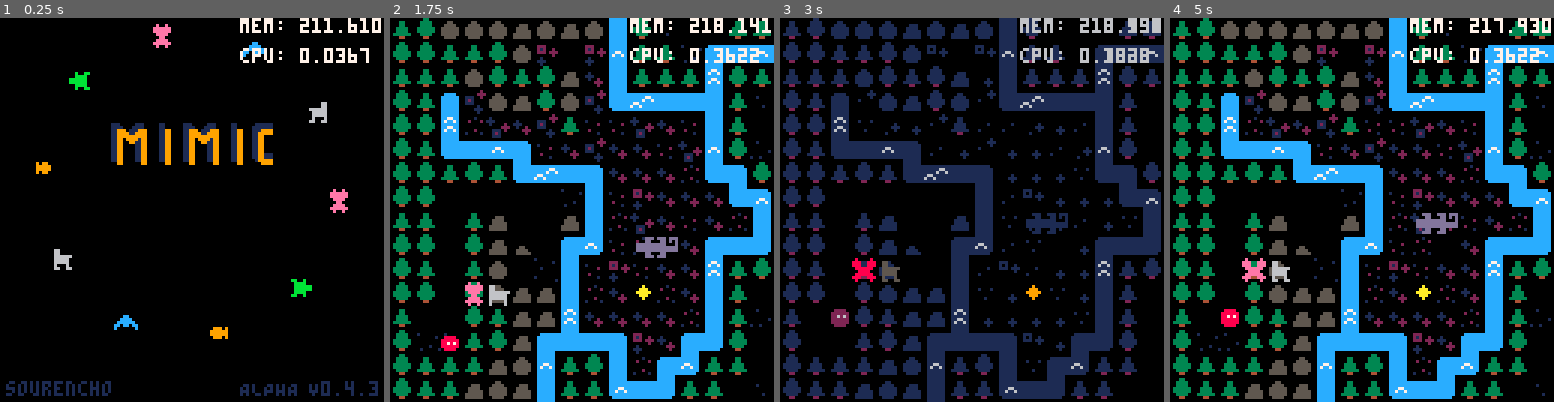
Above: before the commit, frames 1-4 (left to right).
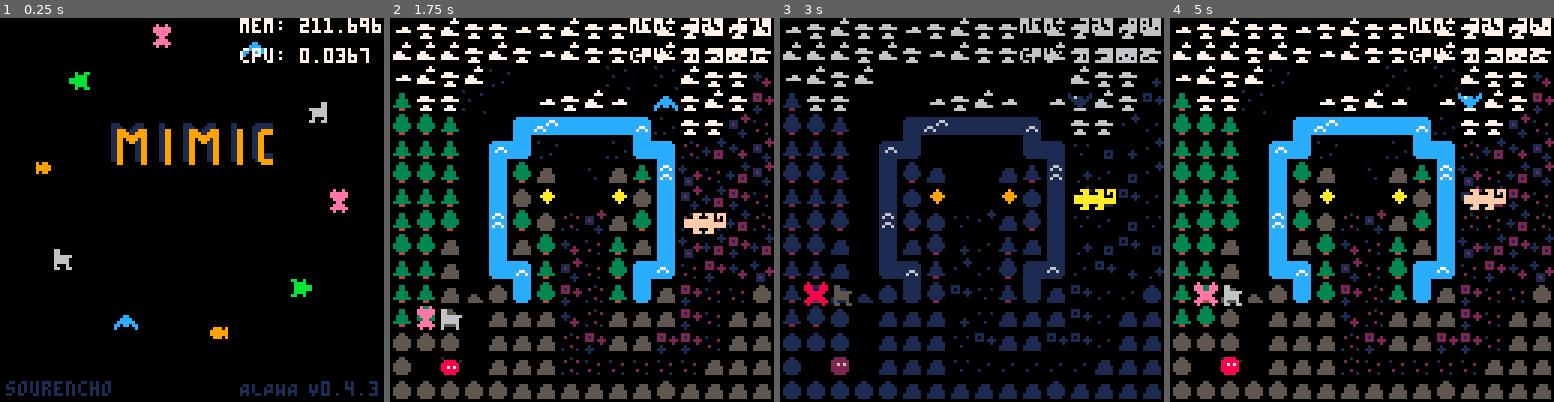
Above: after the commit, the same moments.

Repository: sourencho/mimic
Game: PICO-8 cartridge mimic.p8
The game is run twice, just before and just after one commit, with the same random seed, the same clock (stepped at 60 frames per second) and the same inputs.
Inputs:
- Up to frame 1 (0.25 s): no input
- Up to frame 2 (1.75 s): tap X (X key) at 0.33, 1.07 s; tap O (Z key) at 0.7, 1.7 s; hold Right from 1.6 s (still down)
- Up to frame 3 (3 s): tap X (X key) at 1.85, 2.97 s; release Right at 2.1 s; tap O (Z key) at 2.1, 2.5, 2.9 s; hold Up 2.15-2.42 s; hold Right from 2.47 s (still down)
- Up to frame 4 (5 s): release Right at 3.03 s; hold Left 3.08-3.58 s; tap O (Z key) every 0.4 s from 3.3 to 4.9 s; hold Down 3.63-3.97 s; hold Right 4.02-4.68 s; tap X (X key) at 4.08 s; hold Up from 4.73 s (still down)

The runs differ from the first frame. In frame 1, less than 0.1% of the frame differs, in the area x 93-100%, y 0-4%; in frame 2, 45%; in frame 3, 37%; in frame 4, 45%, in the area x 0-100%, y 0-100%.

Commit message:
design last level

Diff:
--- a/mimic.p8
+++ b/mimic.p8
@@ -9,7 +9,7 @@
 -- DATA
 
 -- SETTINGS
-start_level = 13
+start_level = 14
 level_count = 15
 skip_tutorial = true
 skip_levels = {4, 7, 9}
@@ -71,7 +71,7 @@
     [water] = 72,
     [rock] = 80,
     [rock_small] = 82,
-    [ground] = 66,
+    [ground] = 65,
     [cloud] = 99,
     [cloud_small] = 67,
     [teru] = 111,
@@ -1037,7 +1037,7 @@
         -- comp >= 3 check is so that the goat + vishab + butter animal doesn't transform back
         -- this is a feature that i've intentionally removed so that they dont keep transforming
         -- back and forth. Also the sprite draw algo doesn't work really well for that case lol
-        if (body_size(a) != 3) goto cont
+        if (body_size(a) != 3 or #a.comp >= 3) goto cont
         for animals, shape_keys in pairs(animal_big_patterns) do
             local a1, a2 = animals[1], animals[2]
             for pair_shape_key, pat in pairs(shape_keys) do
@@ -2425,59 +2425,59 @@
 6060606a484961606041606015606060414241414241414142414161626261606061576060507041515051515160606050505060617261606050505051505051514051515167496142624141714160616260515050610561616151516151506150577005414241156041416150515050606161616150505151514b5160606060
 606161606167496060606060606061604141057041714141414141606161156148486d606160506060515150606060615150606061056161606051275151515151515151515157610561606041416160606150515060606060606260606061615059487807494141417261616150505060616161616161515151515160604060
 6160616060607a6061606061606060607041414141704141414171417160616160606060606261606160606060606162505050505050505050505050505050505150505250507a6060606060606060606051505061606161616161616161606050576061617a6060616162606160606060606060606060605150515160606060
-410000414141414141414141414141416060606060606060606060606060606060606261616160505043734373637363414141414141414141414141414141414141415051414141414141417050414161605050505150515057607041416161474849606047484960605e5f4f4f5f5e00000000000000000000000000000000
-41414141424141414041414241414141606060606060606060606060606160616177484878484848077948484c43636341704141414141417141414141414141417041410570415042414141424151416060616160504e7f4e7a61614247487957406748486c4057604f5e4f4f4e4f4e00000000000000000000000000000000
-417041414141424363437241414141416161616061616161616160614748784861574171637350734343505067484973414141417e4141414141416f414141414151414141415051414141524141717261616150606160516e576161617b606157605060605160575e4f4e4e4f4f4f5f00000000000000000000000000000000
-417041414141736363734341414141416160616162616061616161615760606061577018736350517363434350635773414141414141417241414141414142417041415041425051524170414152414160615a5e505160505e677848486961705750605e5f6051575e4f5f4f7e4e5f4e00000000000000000000000000000000
-4141414141634317436363634241414148784849611561474878484957606061627b7141637343505050735043637a43414141414141414141414141414141414151417151505051715151414141414160607b6f4f6e5e617e7e4f6e7e5761415760505e5e516067494f4e5e5e4f4e4e00000000000000000000000000000000
-424141414373636351504363434141416060615761616157515050676d6061616157707160626060515050504363577372415050505050505050505050504141415251505e6e5127517f4f52504141416061674879497e6e5e6e6e7e4f7a60715750604e4e605161574f194f4f5f5e5e00000000000000000000000000000000
-41414141636343515050517373414141606061677948486d51616161606070616157414160606060606050505043576141415005726060606e6f7e5e7f504141506e7f51514e7e4e7e6e5150517241416060616061677848496e6e6e6f6749605760514e4e51605b6c4f5f5f5e5f5f5e00000000000000000000000000000000
-4141417351525151515150515263414261616051505150515141714172414161617a414171616161616160515151576141415071416060605f7e6e7e6e50417042514e7e516f6f6e6f5f507e4e5141416060414141414142577e4e6e6e6e674c5948514e4e4f4f5e4f4f4f4e5f5f4e4e00000000000000000000000000000000
-414152515151515152515151515052516051515150505150514170414141416161576041414160606161412841707b6241415041706060607e6e5e6e405041414150515e7e5f7f6e6e7e4e7f504141416161416151414151576f4f6e7e6e6f575761515151515e5f5e5e4f4f4f5f5f5e00000000000000000000000000000000
-51505161616061616061616061515151615151505051505147784a41414172616157604141414160614141414160576041415070726015606e096e6f7e504141417151506e7e5f707e6e50507041414160604160515241476d7e097f6e47486c576060514150424241414141425f4e5f00000000000000000000000000000000
-5151606142414170414141706061606151515152514748486d41414172416161607a6061714141426041414160615761704150505050505050505050505041415242515f7f407e6e6e7e50514241414160614161504172577e4e7e6e6e7b616057616151527141704241424142425f4f00000000000000000000000000000000
-505061414162414141424170416161615152275052576170414171414141606162576061714141424242524748486d62414141414141414141414141414141414150515e7f6f7e096e6f7e514150714160604115275151576f6e406f6e57614157616151415170414141415353534e4e00000000000000000000000000000000
-5150617141606141515041417005506051515151517a614162414141417261616057506071714142425250576161615041416f414171414141414141414241414170517e5f5e4f4e7e7e6e5151414141614141606151517b6e6e6e6e6f5761716c611527415141414241415353534f5e00000000000000000000000000000000
-516161606160724151424141705151615140515151674961426241417141606161575060627141415150476d61505143414141414141414141417e414141414141515f6e5152504f50515e7e51415041600571616051476848494e6e476c604150505050415171414141185353535f5e00000000000000000000000000000000
-6160606061156151275150515151526051515151515157610561606041416160627b60506061055051626749524340734141414141414141704141414141414150526e507071505241705151705170416061616151507a6160576f476d61614150054241415141414141715353535f4e00000000000000000000000000000000
-606161606161515151515050505051525150505250507a6060606060606060606157606261506161615151575173437341414141414141414141414141414141714151424141504141714151414141416061615150515761616a486c616141705050505050514141417373735e5e5e4e00000000000000000000000000000000
-…(40 lines of a section not shown)…
+4100004141414141414141414141414160606060606060606060606060606060606062616161605050437343736373634141414141414141414141414141414141414150514141414141414170504141616060605051505150576070414161614363736363436373636343736373637300000000000000000000000000000000
+41414141424141414041414241414141606060606060606060606060606160616177484878484848077948484c436363417041414141414171414141414141414170414105704150424141414241514160606160605051514e7a6161424748797373736373634373636343736363636300000000000000000000000000000000
+417041414141424363437241414141416161616061616161616160614748784861574171637350734343505067484973414141417e4141414141416f4141414141514141414150514141414152414171616161606051515e6e576161617b60614373637342414141417241727363636e00000000000000000000000000000000
+417041414141736363734341414141416160616162616061616161615760606061577018736350517363434350635773414141414141417241414141414142417041415041425051524141704141524160615a60605151505e677848486961706163637241414363734341186373634e00000000000000000000000000000000
+4141414141634317436363634241414148784849611561474878484957606061627b7141637343505050735043637a43414141414141414141414141414141414151417151505051714151514141414160607b6060515e5e7e7e4f6e7e576141606061414147784848484c7163635e7e00000000000000000000000000000000
+424141414373636351504363434141416060615761616157515050676d6061616157707160626060515050504363577372415050505050505050505050504141415251505e6e512751507e4f52504141606167487948496e5e6e6e7e4f7a607161616141776c4241417167496f5f6e5e00000000000000000000000000000000
+41414141636343515050517373414141606061677948486d51616161606070616157414160606060606050505043576141415005726060606e6f7e5e7e504141506e7e51514e7e4e7e6f6e51505172416060616061606778496e6e6e6f67496060606141576051417051617b4f7e5f5e00000000000000000000000000000000
+4141417351525151515150515263414261616051505150515141714172414161617a414171616161616160515151576141415071416060605f7e6e7e6e50417042514e7e516f6f6e6f6e5f507e4e51416060724141706060577e4e6e6e6e674c6161614157504041414050575e5f4e7e00000000000000000000000000000000
+414152515151515152515151515052516051515150505150514170414141416161576041414160606161412841707b6241415041706060607e6e5e6e405041414150515e7e5f7e6e4e6f7e4e6e5041416161416151417151576f4f6e7e6e6f57616060417b60506f5e516057197e5f6f00000000000000000000000000000000
+51505161616061616061616061515151615151505051505147784a41414172616157604141414160614141414160576041415070726015606e096e6f7e504141417151506e7e5f707e5f6e505070414160604160515241476d7e096f6e47486c606051415751606e7e6151574f5f4e5f00000000000000000000000000000000
+5151606142414170414141706061606151515152514748486d41414172416161607a6061714141426041414160615761704150505050505050505050505041415242515f7e407e6e6e7e7e505142414160617161504172577e4e7e6e6e7b616061615141674c615e7e60476d7e4e6e4f00000000000000000000000000000000
+505061414162414141424170416161615152275052576170414171414141606162576061714141424242524748486d62414141414141414141414141414141414150515e7e6f7e096e6f6f7e5141507160604115275151576f6e406f6e57614161615152504b604e6f614b514e7e7e5000000000000000000000000000000000
+5150617141606141515041417005506051515151517a614162414141417261616057506071714142425250576161615041416f414171414141414141414241414170517e5f5e4f4e7e5f7e6e51514141617170606151517b6e6e6e6e6f576171611527415151516e6f5151514e7e515100000000000000000000000000000000
+516161606160724151424141705151615140515151674961426241417141606161575060627141415150476d61505143414141414141414141417e414141414141515f6e5152504f5051515e7e514150600542616051476848494e6e476c6041505050415151516f4e51514e4e7e515100000000000000000000000000000000
+6160606061156151275150515151526051515151515157610561606041416160627b60506061055051626749524340734141414141414141704141414141414150526e507071505241517051517051706061616151507a6160576f476d616141500542415151516f7e7e7e7e7e51515100000000000000000000000000000000
+606161606161515151515050505051525150505250507a6060606060606060606157606261506161615151575173437341414141414141414141414141414141714151424141504141714151414141416061615150515761616a486c616141705050505050515151515151505151515100000000000000000000000000000000
+…(40 lines of a section not shown)…
